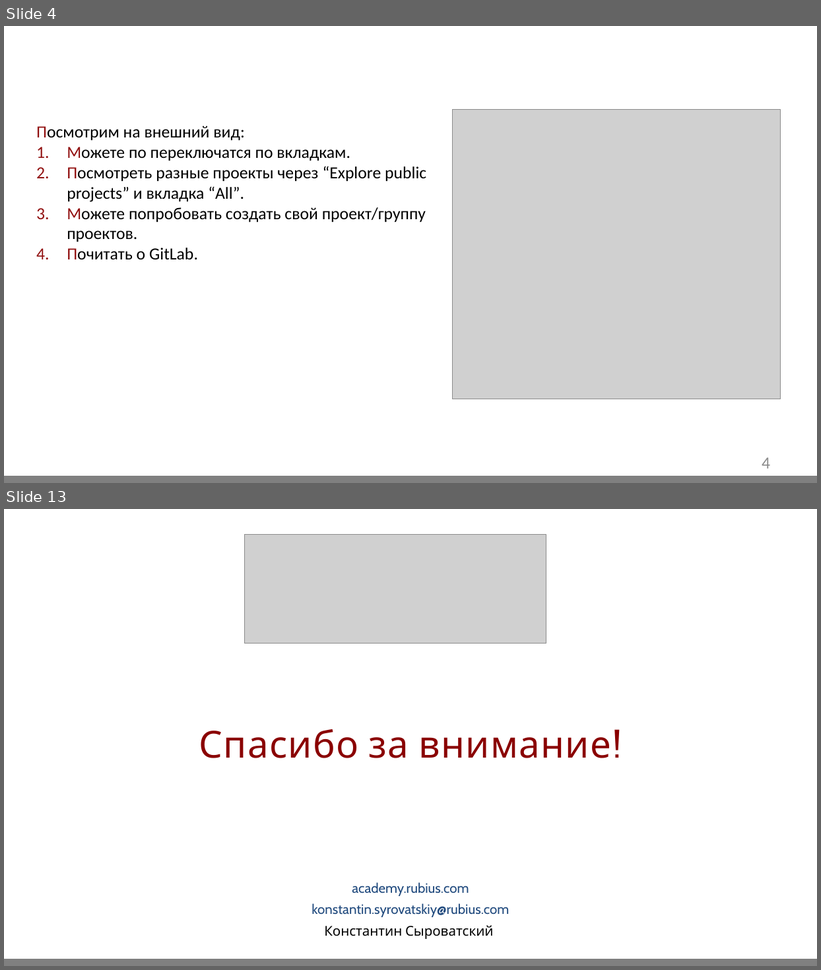
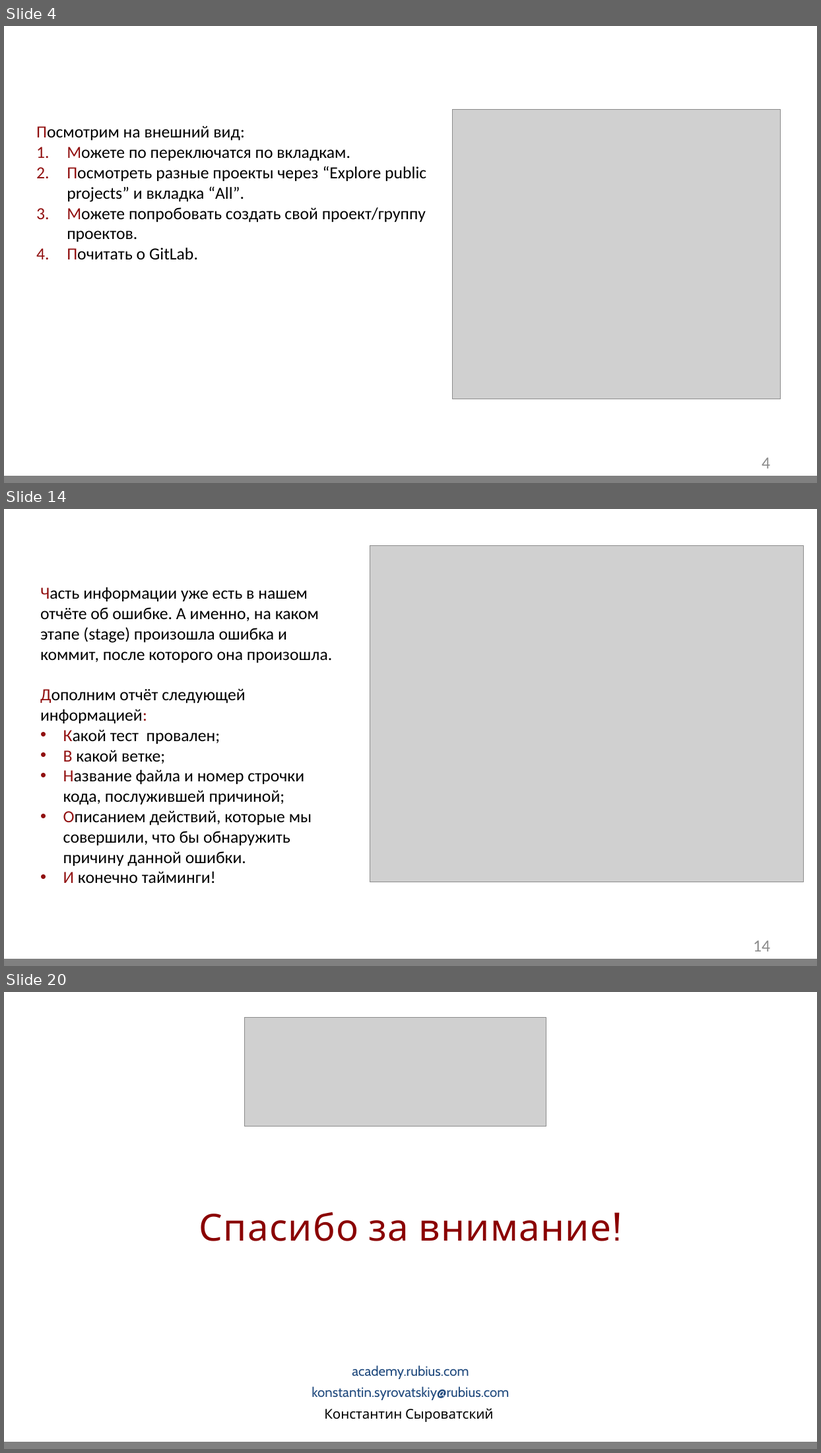
Before and after one commit to GidMaster/qa-courses, a slide deck: Home work.pptx. Shown one above the other, each under a label of ours: slides 4 and 13 before the commit, slides 4, 14 and 20 after it; the slides between them are not shown. The pictures are 821x970 and 821x1453 pixels, drawn with LibreOffice and Linux fonts; fonts in the diff are those of the drawing; grey boxes stand for pictures; background and template pictures are left out. Boxes give left, top, right and bottom in pixels: in the first picture for what was removed or moved away, otherwise in the second. Text is boxed around its words. In the diff, an @@ line names an element or a change of style, - is before the commit and + after.

```diff
--- a/Home work.pptx
+++ b/Home work.pptx
@@ slide 14 added at <box>4,509,817,966</box>, background #FFFFFF; not listed: 2 template elements that a slide beside it also shows @@
@@ picture added at <box>370,545,804,883</box> @@
@@ text added at <box>40,587,332,883</box>, 20 pt, text #000000 @@
+Часть информации уже есть в нашем отчёте об ошибке. А именно, на каком этапе (stage) произошла ошибка и коммит, после которого она произошла.
+Дополним отчёт следующей информацией:
+• Какой тест провален;
+• В какой ветке;
+• Название файла и номер строчки кода, послужившей причиной;
+• Описанием действий, которые мы совершили, что бы обнаружить причину данной ошибки.
+• И конечно тайминги!
@@ page number added at <box>753,941,770,952</box>, 20 pt, text #8C8C8C @@
+14
@@ what was slide 13 is now slide 20 @@
```
Also in this commit, not shown: 4 slides changed, 11 other slides added, 6 slides removed, 1 other file.
